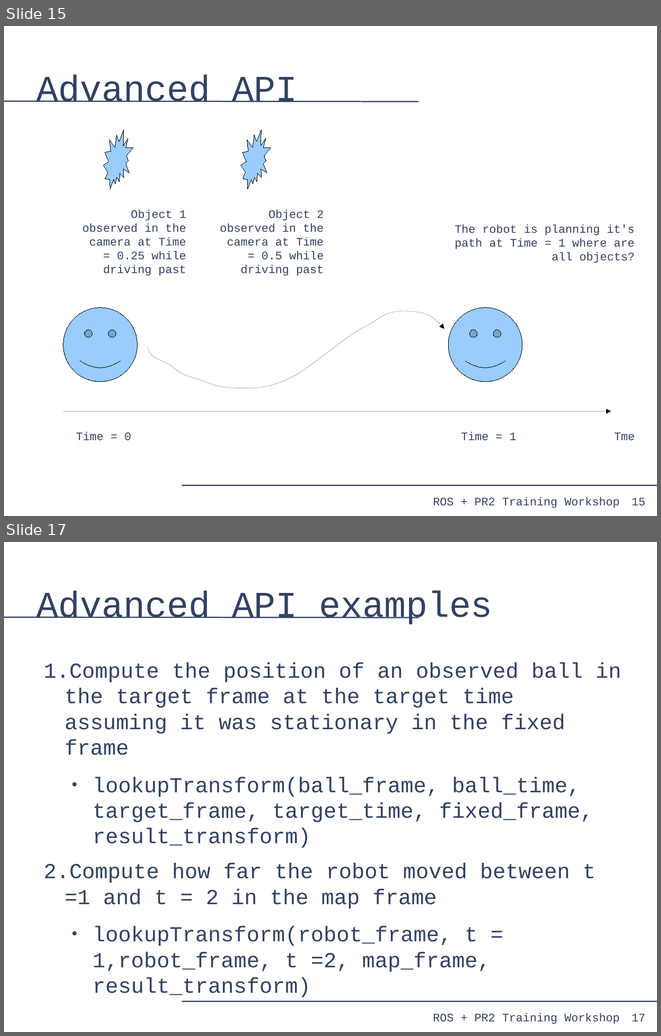
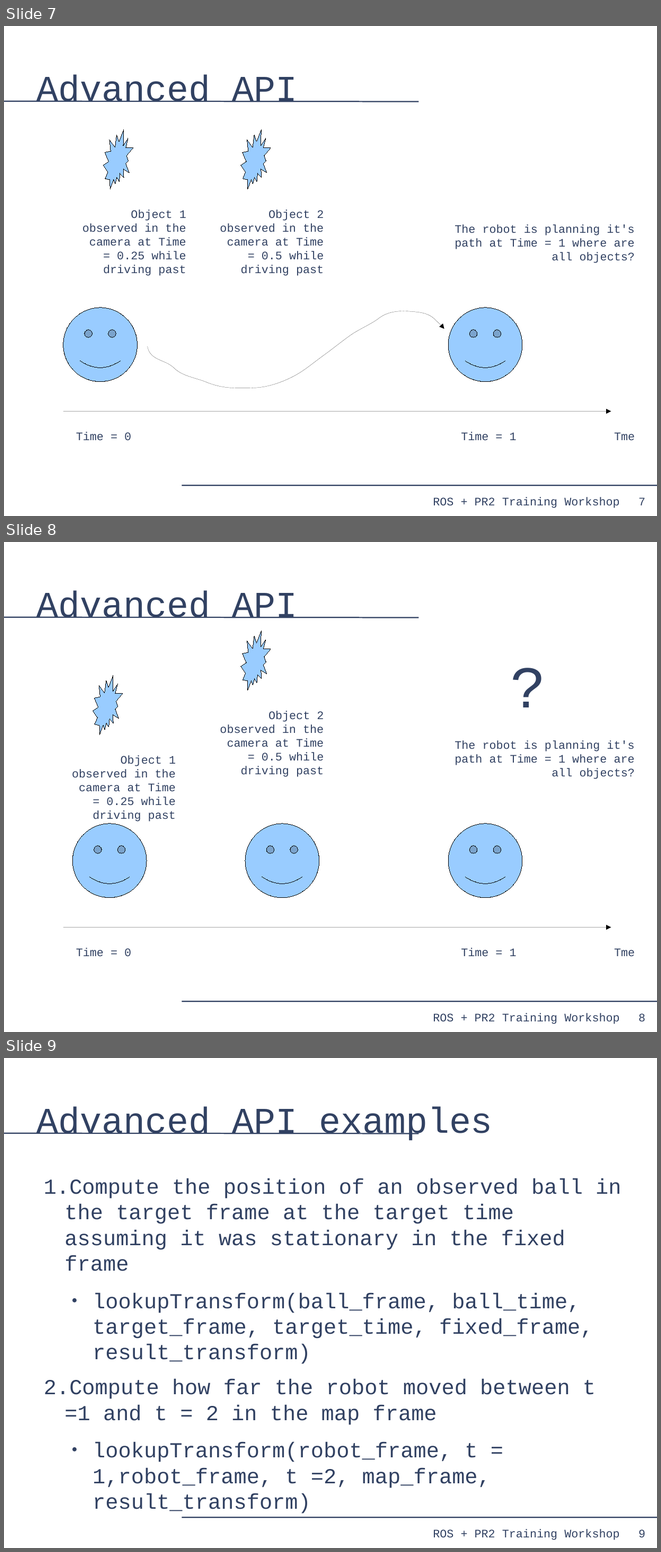
Before and after one commit to PR2/pr2_docs, a slide deck: pr2_training_workshop/tf/tf_training.odp. Shown one above the other, each under a label of ours: slides 15 and 17 before the commit, slides 7, 8 and 9 after it; the slides between them are not shown. The pictures are 661x1036 and 661x1552 pixels, drawn with LibreOffice and Linux fonts; fonts in the diff are those of the drawing. Boxes give left, top, right and bottom in pixels: in the first picture for what was removed or moved away, otherwise in the second. Text is boxed around its words. In the diff, an @@ line names an element or a change of style, - is before the commit and + after.

```diff
--- a/pr2_training_workshop/tf/tf_training.odp
+++ b/pr2_training_workshop/tf/tf_training.odp
@@ slide 8 added at bbox=[4, 542, 657, 1032], background #FFFFFF; not listed: 4 template elements that a slide beside it also shows @@
@@ title added at bbox=[37, 590, 297, 618], 44 pt, text #314162 @@
+Advanced API
@@ irregular seal added at bbox=[241, 631, 271, 690], fill #99CCFF, outline #000000 0 pt @@
@@ text added at bbox=[478, 646, 552, 732], 72 pt, text #314162 @@
+?
@@ irregular seal added at bbox=[93, 676, 123, 734], fill #99CCFF, outline #000000 0 pt @@
@@ text added at bbox=[220, 711, 324, 777], 14 pt, text #314162 @@
+Object 2 observed in the camera at Time = 0.5 while driving past
@@ text added at bbox=[454, 740, 635, 779], 14 pt, text #314162 @@
+The robot is planning it's path at Time = 1 where are all objects?
@@ text added at bbox=[72, 755, 176, 821], 14 pt, text #314162 @@
+Object 1 observed in the camera at Time = 0.25 while driving past
@@ smiley face added at bbox=[73, 823, 147, 898], fill #99CCFF, outline #000000 0 pt @@
@@ smiley face added at bbox=[245, 823, 319, 898], fill #99CCFF, outline #000000 0 pt @@
@@ smiley face added at bbox=[448, 823, 522, 898], fill #99CCFF, outline #000000 0 pt @@
@@ arrow added from (63, 927) to (611, 927), #000000 0 pt @@
@@ text added at bbox=[76, 948, 131, 956], 14 pt, text #314162 @@
+Time = 0
@@ text added at bbox=[461, 948, 517, 956], 14 pt, text #314162 @@
+Time = 1
@@ text added at bbox=[614, 948, 635, 956], 14 pt, text #314162 @@
+Tme
@@ what was slide 15 is now slide 7 @@
@@ page number at bbox=[638, 497, 645, 505]: text changed @@
-15
+7
@@ what was slide 17 is now slide 9 @@
@@ page number at bbox=[638, 1529, 645, 1537]: text changed @@
-17
+9
```
Also in this commit, not shown: 1 slide changed, 5 other slides added.
